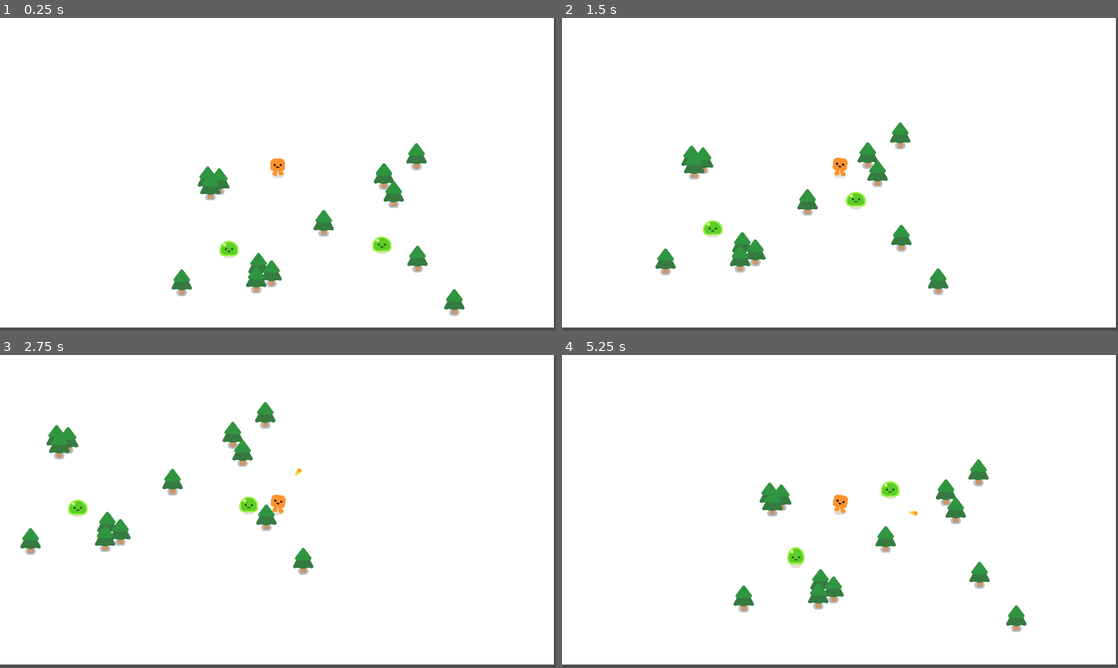
Above: before the commit, frames 1-4 (two rows, left to right).
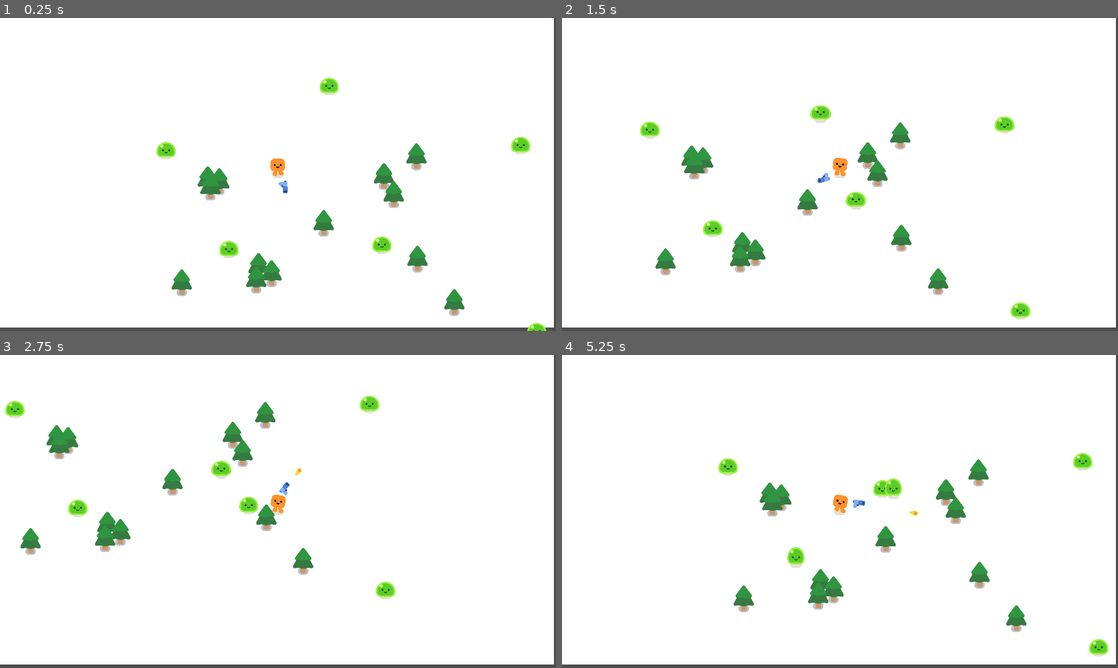
Above: after the commit, the same moments.

Repository: Arfitale/Vampire-2D-Shooter
Game: Godot game, scene res://game.tscn
The game is run twice, just before and just after one commit, with the same random seed, the same clock (stepped at 60 frames per second) and the same inputs.
Inputs (mouse positions are in pixels of both pictures, inside the frame that each line leads up to):
- Up to frame 1 (0.25 s): no input
- Up to frame 2 (1.5 s): move the mouse to (962, 158) at 0.52 s; press the mouse at (962, 158) at 0.53 s; hold D (move_right) 0.53-1.28 s; move the mouse to (728, 190) at 1.27 s; release the mouse at (728, 190) at 1.28 s; hold S (move_down) from 1.28 s (still down); click (728, 190) at 1.35 s
- Up to frame 3 (2.75 s): move the mouse to (333, 442) at 2.02 s; release S (move_down) at 2.03 s; press the mouse at (333, 442) at 2.03 s; hold D (move_right) from 2.03 s (still down)
- Up to frame 4 (5.25 s): move the mouse to (812, 574) at 2.77 s; release D (move_right) at 2.78 s; release the mouse at (812, 574) at 2.78 s; hold W (move_up) 2.78-3.53 s; click (812, 574) at 2.85 s; move the mouse to (1006, 558) at 3.52 s; press the mouse at (1006, 558) at 3.53 s; hold A (move_left) 3.53-5.03 s; move the mouse to (673, 464) at 4.27 s; release the mouse at (673, 464) at 4.28 s; click (673, 464) at 4.35 s; move the mouse to (867, 511) at 5.02 s; press the mouse at (867, 511) at 5.03 s; hold S (move_down) from 5.03 s (still down)

The runs differ from the first frame. In frame 1, 0.6% of the frame differs, in the area x 28-99%, y 19-100%; in frame 2, 0.7%; in frame 3, 0.7%; in frame 4, 0.7%, in the area x 28-99%, y 31-97%.

Commit message:
player can take damage and die

Diff:
--- a/characters/player.gd
+++ b/characters/player.gd
@@ -1,8 +1,12 @@
 extends CharacterBody2D
 
 @export var movement_speed := 600.0
+@export var health := 10
+
 @onready var sprite := $HappyBoo
 @onready var gun := $Gun
+
+var overlapping_enemies: Array[Node2D] = []
 
 func _process(delta: float) -> void:
 	if Input.is_action_pressed("shoot") and gun.fire_cooldown <= 0.0:
@@ -12,6 +16,9 @@
 	var direction := Input.get_vector("move_left", "move_right", "move_up", "move_down")
 	velocity = direction * movement_speed
 
+	if overlapping_enemies.size() > 0 and not $EffectAnimationPlayer.is_playing():
+		take_damage(1)
+
 	if velocity.length() > 0.0:
 		sprite.play_walk_animation()
 	else:
@@ -19,5 +26,20 @@
 
 	move_and_slide()
 
-func _handle_shoot():
+func _handle_shoot() -> void:
 	gun.shoot()
+
+func take_damage(damage: int) -> void:
+	health -= damage
+	if health <= 0:
+		queue_free()
+
+	$EffectAnimationPlayer.play("hurt")
+
+func _on_hurtbox_body_entered(body: Node2D) -> void:
+	if body.is_in_group("Mobs"):
+		overlapping_enemies.push_back(body)
+
+func _on_hurtbox_body_exited(body: Node2D) -> void:
+	if body.is_in_group("Mobs"):
+		overlapping_enemies.pop_front()
--- a/characters/player.tscn
+++ b/characters/player.tscn
@@ -44,6 +44,10 @@
 &"hurt": SubResource("Animation_tory2")
 }
 
+[sub_resource type="CapsuleShape2D" id="CapsuleShape2D_tory2"]
+radius = 21.0
+height = 88.0
+
 [node name="Player" type="CharacterBody2D" groups=["Player"]]
 collision_layer = 2
 script = ExtResource("1_3eadt")
@@ -57,7 +61,6 @@
 zoom = Vector2(0.6, 0.6)
 
 [node name="Gun" parent="." instance=ExtResource("3_tory2")]
-visible = false
 position = Vector2(1.15484e-07, -30.999998)
 
 [node name="EffectAnimationPlayer" type="AnimationPlayer" parent="."]
@@ -65,5 +68,15 @@
 &"": SubResource("AnimationLibrary_evndh")
 }
 
+[node name="Hurtbox" type="Area2D" parent="."]
+collision_layer = 32
+collision_mask = 4
+
+[node name="CollisionShape2D" type="CollisionShape2D" parent="Hurtbox"]
+position = Vector2(-2, -46)
+shape = SubResource("CapsuleShape2D_tory2")
+
 [connection signal="body_entered" from="Gun" to="Gun" method="_on_body_entered"]
 [connection signal="body_exited" from="Gun" to="Gun" method="_on_body_exited"]
+[connection signal="body_entered" from="Hurtbox" to="." method="_on_hurtbox_body_entered"]
+[connection signal="body_exited" from="Hurtbox" to="." method="_on_hurtbox_body_exited"]
--- a/game.tscn
+++ b/game.tscn
@@ -61,3 +61,15 @@
 
 [node name="Mobs2" parent="." instance=ExtResource("3_feb5d")]
 position = Vector2(400, 668)
+
+[node name="Mobs3" parent="." instance=ExtResource("3_feb5d")]
+position = Vector2(38, 100)
+
+[node name="Mobs4" parent="." instance=ExtResource("3_feb5d")]
+position = Vector2(2079, 70)
+
+[node name="Mobs5" parent="." instance=ExtResource("3_feb5d")]
+position = Vector2(2171, 1140)
+
+[node name="Mobs6" parent="." instance=ExtResource("3_feb5d")]
+position = Vector2(977, -270)
--- a/project.godot
+++ b/project.godot
@@ -138,6 +138,7 @@
 2d_physics/layer_3="Mobs"
 2d_physics/layer_4="MobsAreaDetection"
 2d_physics/layer_5="PlayerHitbox"
+2d_physics/layer_6="PlayerHurtbox"
 
 [rendering]
 
Not shown: 1 places in characters/player.tscn that only renumber resources
